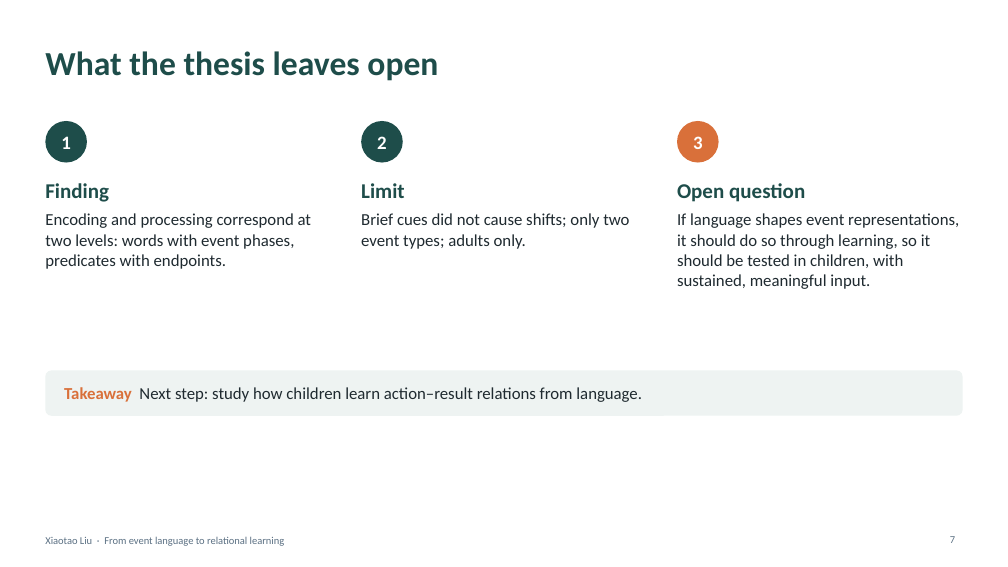
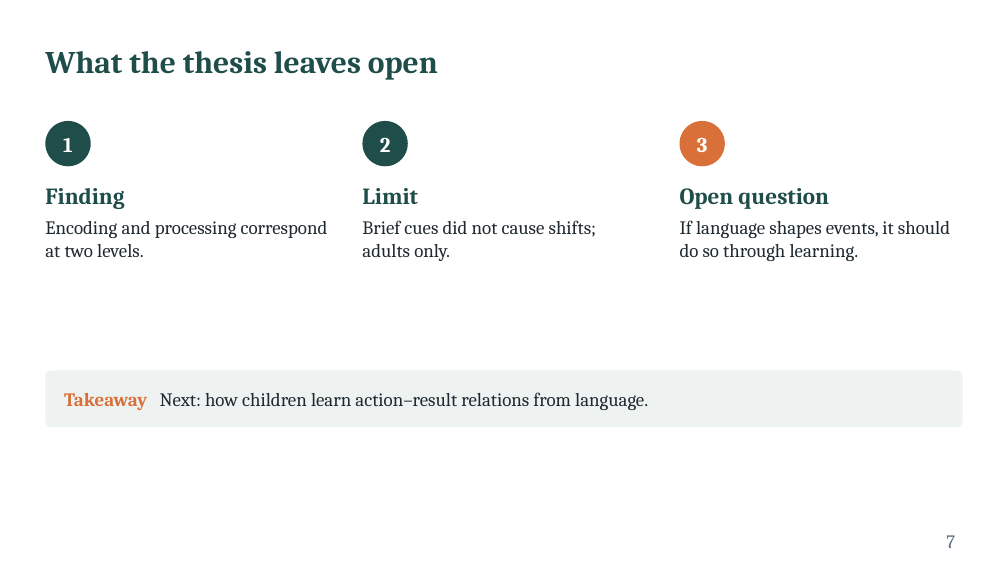
Before and after one commit to xtaoliu/claude, a slide deck: slide 7 of Liu_postdoc_interview_talk.pptx. Drawn at 1008x567 pixels with LibreOffice and Linux fonts; fonts in the diff are those of the drawing. Boxes give left, top, right and bottom in pixels: in the first picture for what was removed or moved away, otherwise in the second. Text is boxed around its words. In the diff, an @@ line names an element or a change of style, - is before the commit and + after.

```diff
--- a/Liu_postdoc_interview_talk.pptx
+++ b/Liu_postdoc_interview_talk.pptx
@@ title "What the thesis leaves open" at (45,51,438,80): size 32 to 30 pt, font Calibri to Cambria @@
@@ ellipse: place and size @@
-ellipse at (45,121,87,163)
+ellipse at (45,121,91,166)
@@ ellipse: place and size @@
-ellipse at (361,121,403,163)
+ellipse at (362,121,408,166)
@@ size 18 to 20 pt, font Calibri to Cambria in 3 elements at (63,138,73,152), (380,137,391,152), (697,137,708,152) @@
@@ ellipse: place and size @@
-ellipse at (678,121,719,163)
+ellipse at (680,121,725,166)
@@ text at (45,188,124,209): size 20 to 22 pt, font Calibri to Cambria in "Finding" @@
@@ text at (362,188,418,204): size 20 to 22 pt, font Calibri to Cambria in "Limit" @@
@@ text at (680,188,829,209): size 20 to 22 pt, font Calibri to Cambria in "Open question" @@
@@ text at (45,221,328,257): text changed; size 16 to 18 pt; font Calibri to Cambria @@
-Encoding and processing correspond at two levels: words with event phases, predicates with endpoints.
+Encoding and processing correspond at two levels.
@@ text at (362,220,597,261): text changed; size 16 to 18 pt; font Calibri to Cambria @@
-Brief cues did not cause shifts; only two event types; adults only.
+Brief cues did not cause shifts; adults only.
@@ text at (680,220,950,261): text changed; size 16 to 18 pt; font Calibri to Cambria @@
-If language shapes event representations, it should do so through learning, so it should be tested in children, with sustained, meaningful input.
+If language shapes events, it should do so through learning.
@@ rounded rectangle: place and size @@
-rounded rectangle at (45,371,963,416)
+rounded rectangle at (45,371,963,427)
@@ rounded rectangle at (45,371,963,427): proportions changed @@
@@ text at (64,392,648,410): text changed; size 16 to 18 pt; font Calibri to Cambria @@
-Takeaway Next step: study how children learn action–result relations from language.
+Takeaway Next: how children learn action–result relations from language.
@@ text removed at (45,537,285,546) @@
-Xiaotao Liu · From event language to relational learning
@@ page number at (946,535,955,548): size 10 to 18 pt, font Calibri to Cambria @@
```
Also in this commit, not shown: 11 other slides changed.
